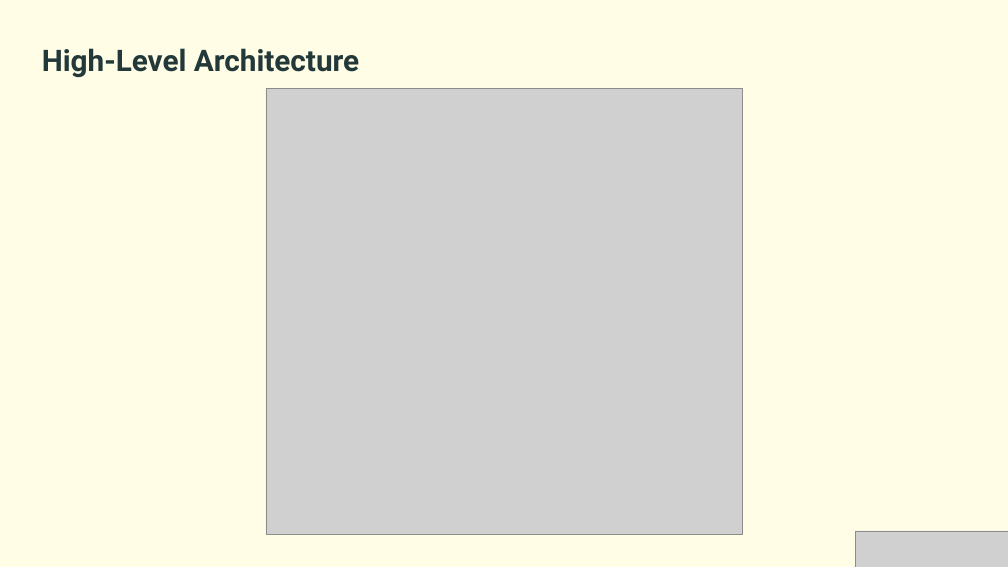
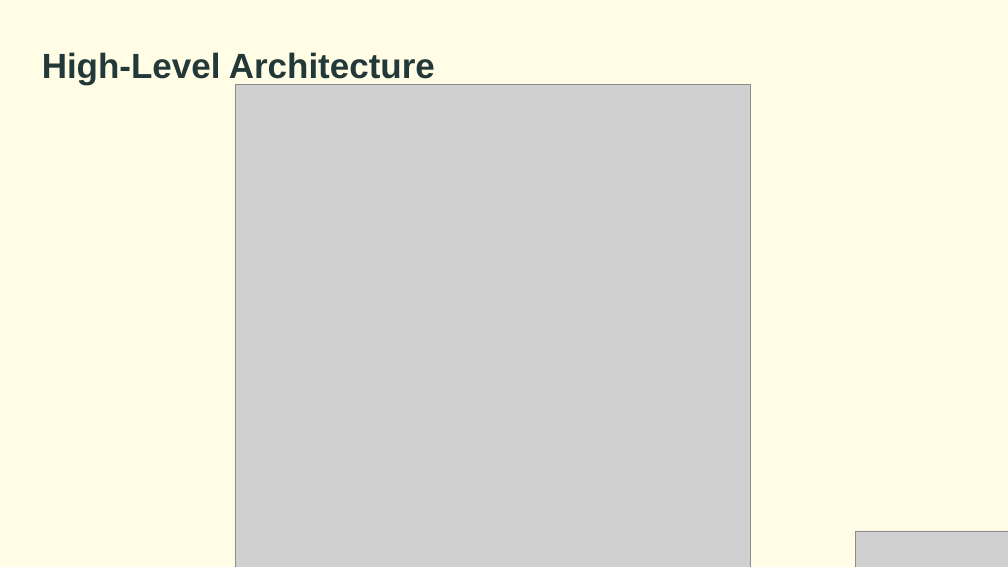
Before and after one commit to Danielbet21/Ambulo, a slide deck: slide 8 of Documents/Ambulo-Your-Personalized-Hiking-Companion.pptx (slide 7 before the commit). Drawn at 1008x567 pixels with LibreOffice and Linux fonts; fonts in the diff are those of the drawing; grey boxes stand for pictures; background and template pictures are left out. Boxes give left, top, right and bottom in pixels: in the first picture for what was removed or moved away, otherwise in the second. Text is boxed around its words. In the diff, an @@ line names an element or a change of style, - is before the commit and + after.

```diff
--- a/Documents/Ambulo-Your-Personalized-Hiking-Companion.pptx
+++ b/Documents/Ambulo-Your-Personalized-Hiking-Companion.pptx
@@ text "High-Level Architecture" at [42, 52, 435, 85]: size 34 to 40 pt, font Roboto to Arial @@
@@ picture: place and size @@
-picture at [266, 88, 742, 534]
+picture at [236, 84, 751, 567]
```
Also in this commit, not shown: 9 other slides changed, 1 slide added, 1 slide removed.
